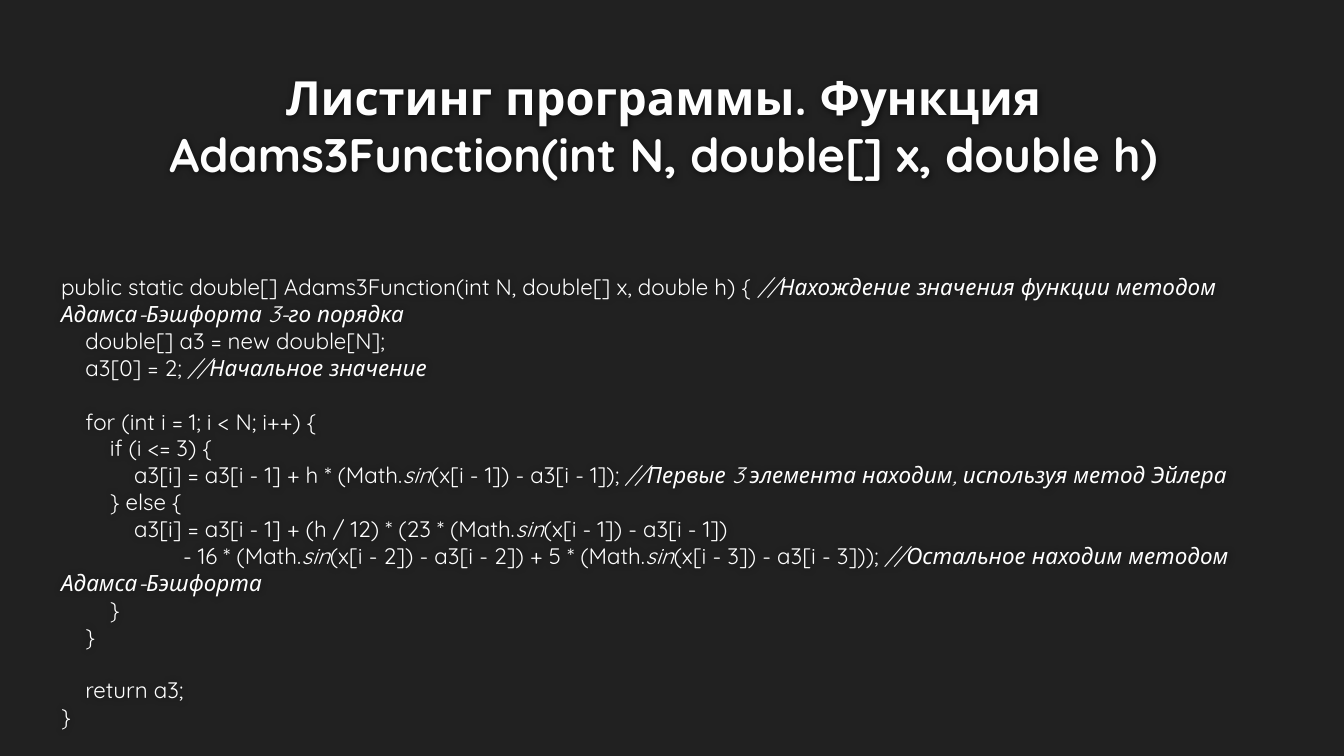
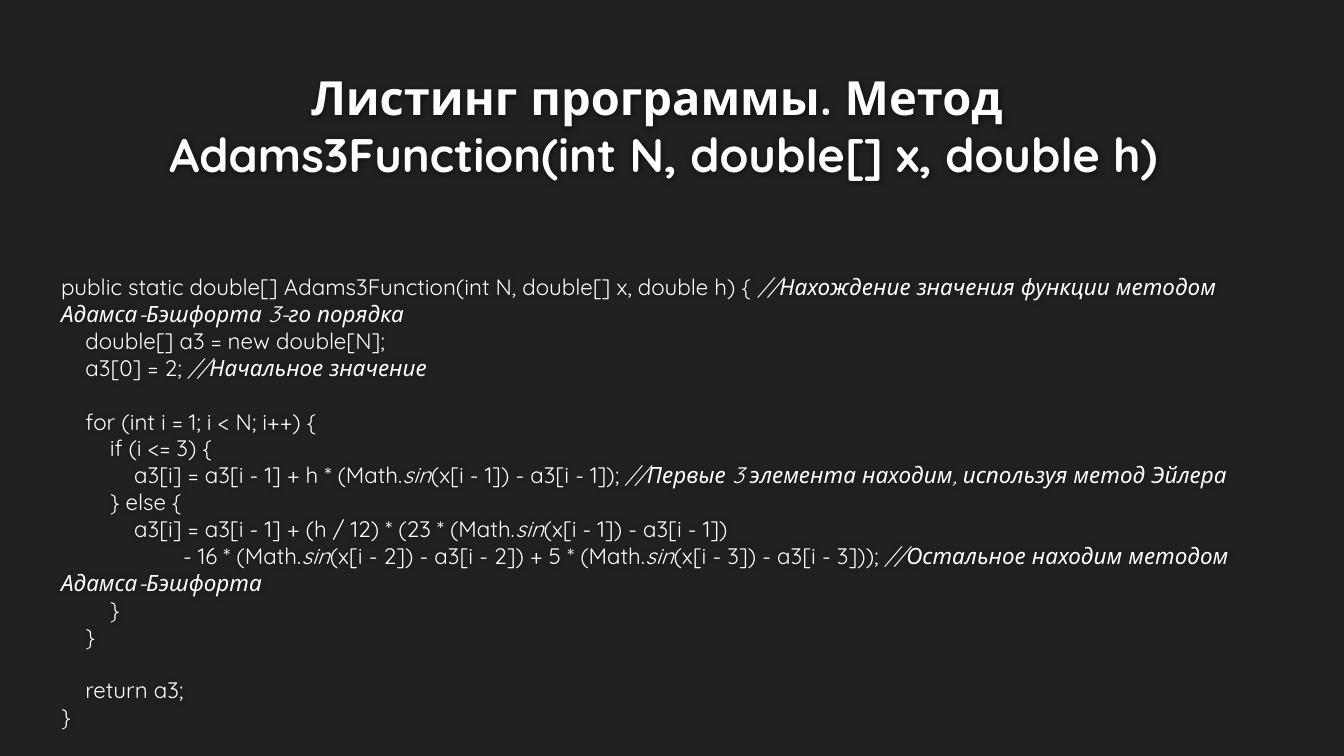
Before and after one commit to VladimirSolodilov/Programming, a slide deck: slide 20 of Вычислительная математика/Курсовой проект/Презентация к курсовому проекту.pptx. Drawn at 1344x756 pixels with LibreOffice and Linux fonts; fonts in the diff are those of the drawing; background and template pictures are left out. Boxes give left, top, right and bottom in pixels: in the first picture for what was removed or moved away, otherwise in the second. Text is boxed around its words. In the diff, an @@ line names an element or a change of style, - is before the commit and + after.

```diff
--- a/Вычислительная математика/Курсовой проект/Презентация к курсовому проекту.pptx
+++ b/Вычислительная математика/Курсовой проект/Презентация к курсовому проекту.pptx
@@ title at bbox=[169, 81, 1157, 181]: text changed @@
-Листинг программы. Функция Adams3Function(int N, double[] x, double h)
+Листинг программы. Метод
+Adams3Function(int N, double[] x, double h)
```
Also in this commit, not shown: 7 other slides changed, 1 slide added, 3 other files.
